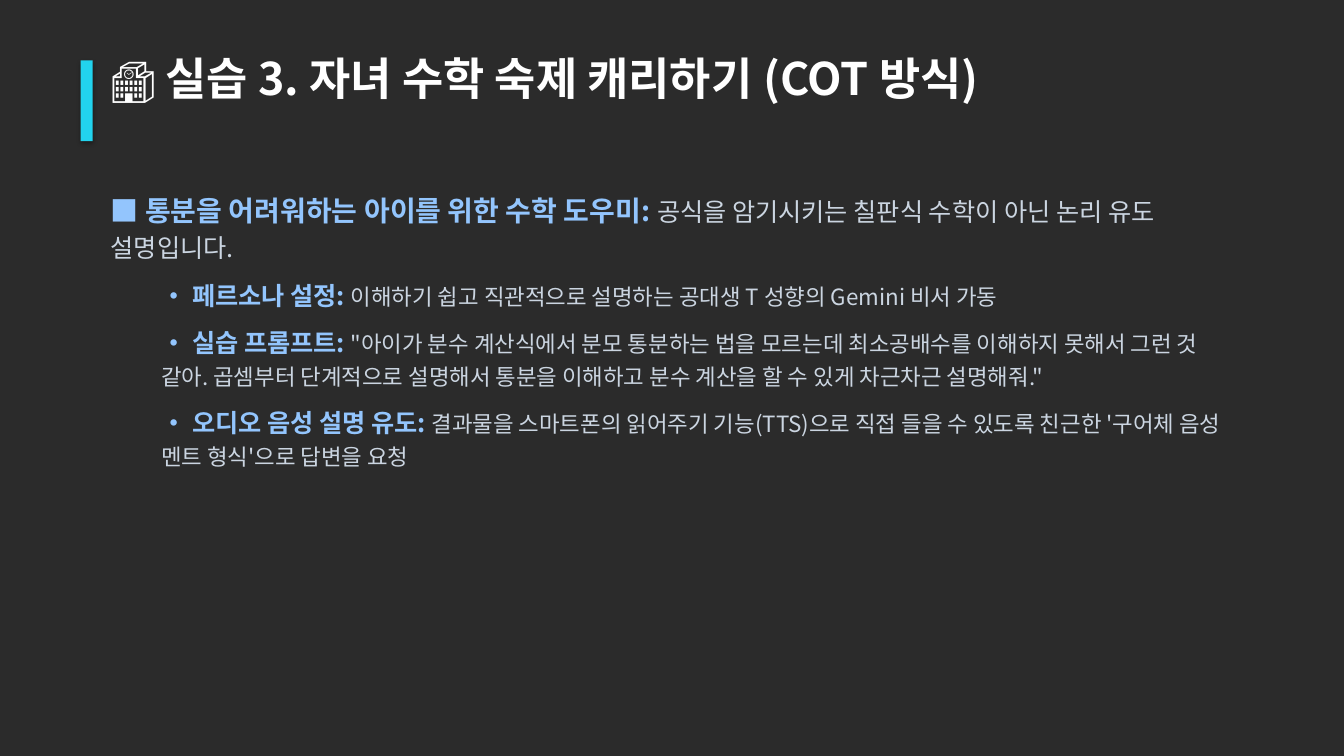
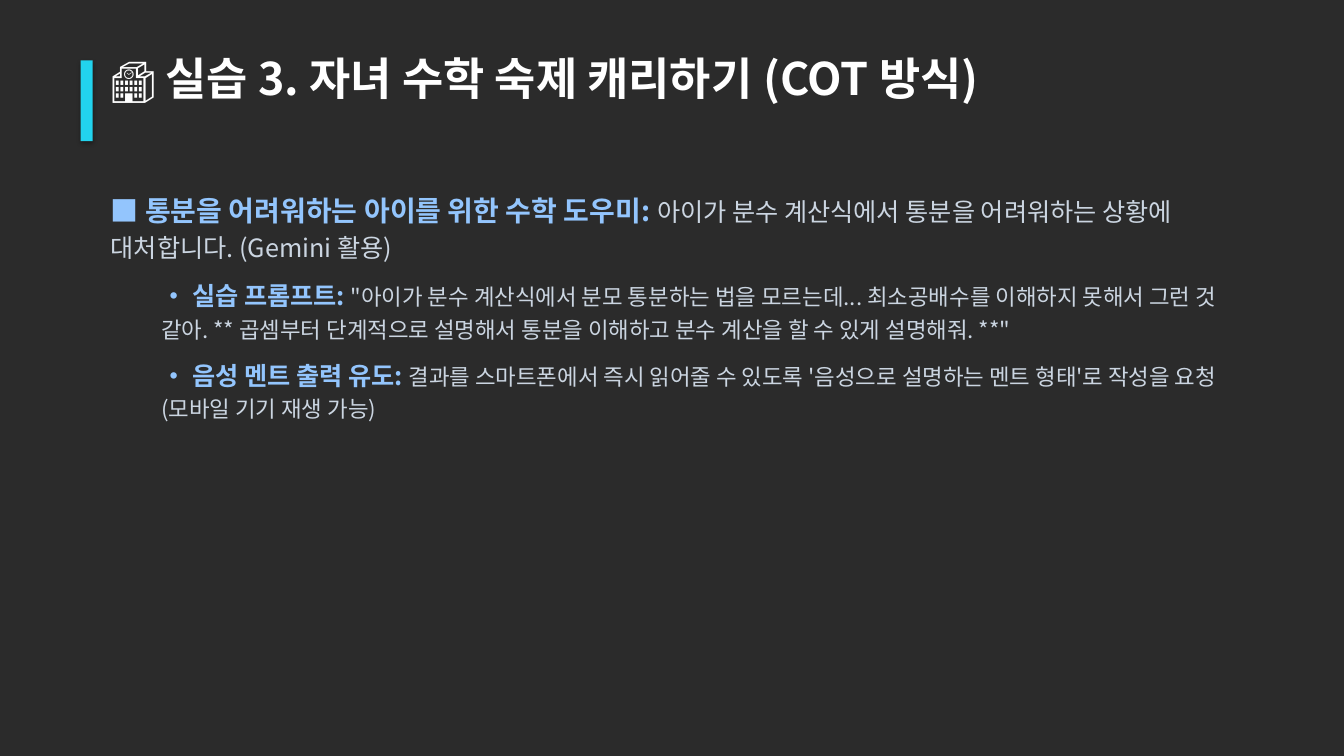
Before and after one commit to dreefinkjk/sky_ai_course, a slide deck: slide 12 of AI_companion_lecture.pptx (slide 13 before the commit). Drawn at 1344x756 pixels with LibreOffice and Linux fonts; fonts in the diff are those of the drawing; background and template pictures are left out; a plain dark background stands for a picture behind light text. Boxes give left, top, right and bottom in pixels: in the first picture for what was removed or moved away, otherwise in the second. Text is boxed around its words. In the diff, an @@ line names an element or a change of style, - is before the commit and + after.

```diff
--- a/AI_companion_lecture.pptx
+++ b/AI_companion_lecture.pptx
@@ text at (111,197,1217,421): text changed @@
-■ 통분을 어려워하는 아이를 위한 수학 도우미: 공식을 암기시키는 칠판식 수학이 아닌 논리 유도 설명입니다.
-  • 페르소나 설정: 이해하기 쉽고 직관적으로 설명하는 공대생 T 성향의 Gemini 비서 가동
-  • 실습 프롬프트: "아이가 분수 계산식에서 분모 통분하는 법을 모르는데 최소공배수를 이해하지 못해서 그런 것 같아. 곱셈부터 단계적으로 설명해서 통분을 이해하고 분수 계산을 할 수 있게 차근차근 설명해줘."
-  • 오디오 음성 설명 유도: 결과물을 스마트폰의 읽어주기 기능(TTS)으로 직접 들을 수 있도록 친근한 '구어체 음성 멘트 형식'으로 답변을 요청
+■ 통분을 어려워하는 아이를 위한 수학 도우미: 아이가 분수 계산식에서 통분을 어려워하는 상황에 대처합니다. (Gemini 활용)
+  • 실습 프롬프트: "아이가 분수 계산식에서 분모 통분하는 법을 모르는데... 최소공배수를 이해하지 못해서 그런 것 같아. ** 곱셈부터 단계적으로 설명해서 통분을 이해하고 분수 계산을 할 수 있게 설명해줘. **"
+  • 음성 멘트 출력 유도: 결과를 스마트폰에서 즉시 읽어줄 수 있도록 '음성으로 설명하는 멘트 형태'로 작성을 요청 (모바일 기기 재생 가능)
```
Also in this commit, not shown: 12 other slides changed, 1 slide removed, 2 other files.
